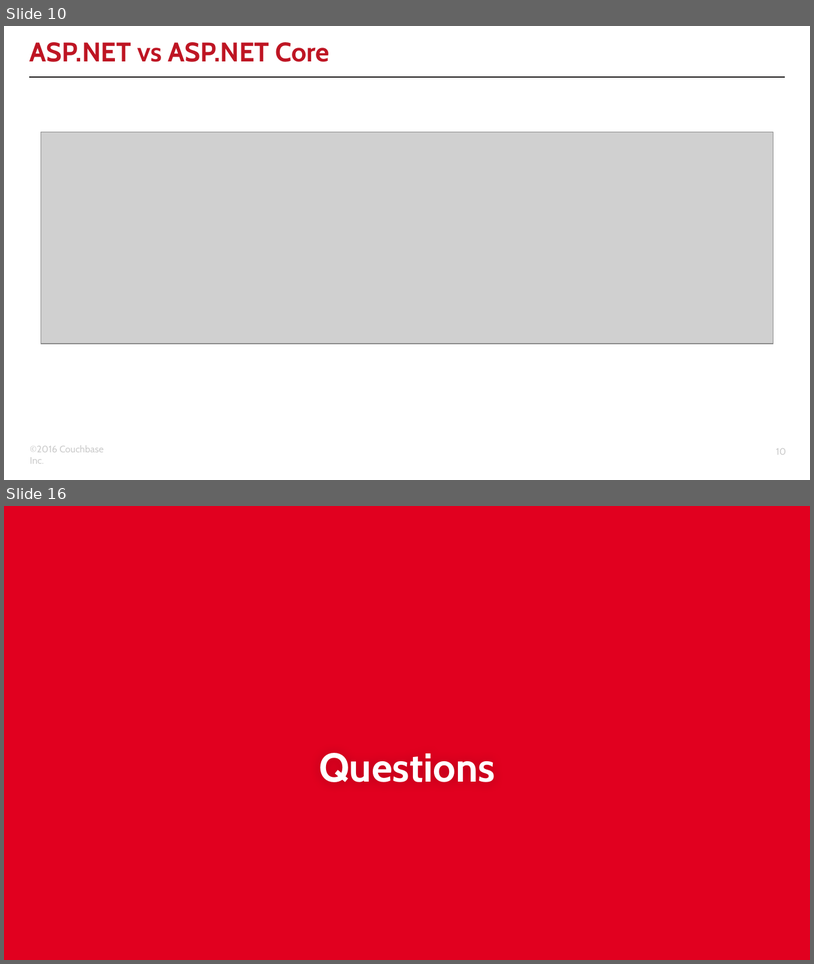
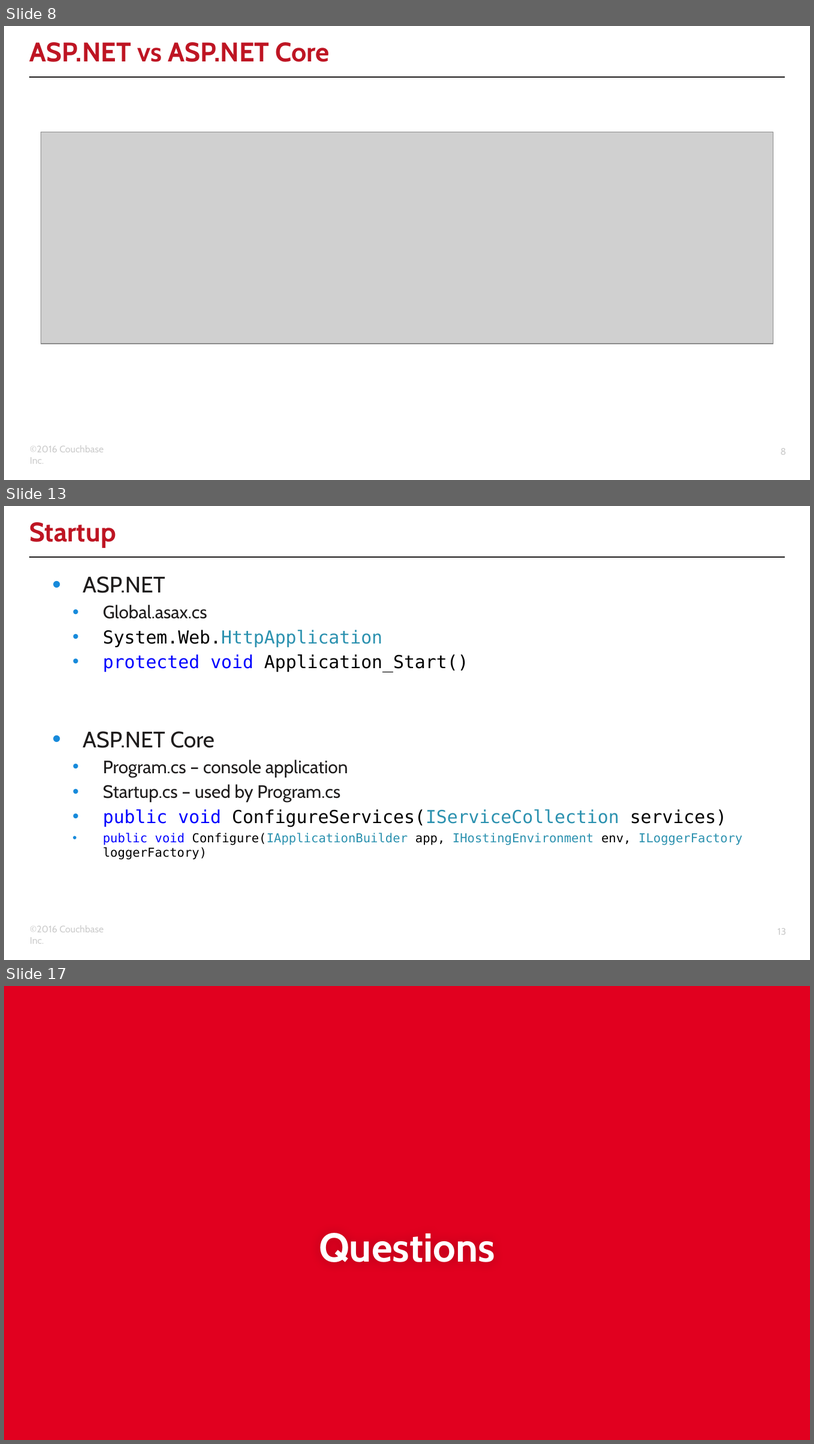
Before and after one commit to couchbaselabs/aspnet-nosql-workshop, a slide deck: 03/03.pptx. Shown one above the other, each under a label of ours: slides 10 and 16 before the commit, slides 8, 13 and 17 after it; the slides between them are not shown. The pictures are 814x964 and 814x1444 pixels, drawn with LibreOffice and Linux fonts; fonts in the diff are those of the drawing; grey boxes stand for pictures; background and template pictures are left out. Boxes give left, top, right and bottom in pixels: in the first picture for what was removed or moved away, otherwise in the second. Text is boxed around its words. In the diff, an @@ line names an element or a change of style, - is before the commit and + after.

```diff
--- a/03/03.pptx
+++ b/03/03.pptx
@@ slide 13 added at (4,506,810,960), background #FFFFFF; not listed: 3 template elements that a slide beside it also shows @@
@@ title added at (30,522,116,547), 24 pt, text #BE1523, bold @@
+Startup
@@ text added at (83,576,743,859), 16 pt, text #000000 @@
+• ASP.NET
+  • Global.asax.cs
+  • System.Web.HttpApplication
+  • protected void Application_Start()
+• ASP.NET Core
+  • Program.cs – console application
+  • Startup.cs – used by Program.cs
+  • public void ConfigureServices(IServiceCollection services)
+  • public void Configure(IApplicationBuilder app, IHostingEnvironment env, ILoggerFactory loggerFactory)
@@ what was slide 10 is now slide 8 @@
@@ page number at (781,448,787,454): text changed @@
-10
+8
@@ what was slide 16 is now slide 17 @@
```
Also in this commit, not shown: 8 slides changed, 5 other slides added, 1 other file.
